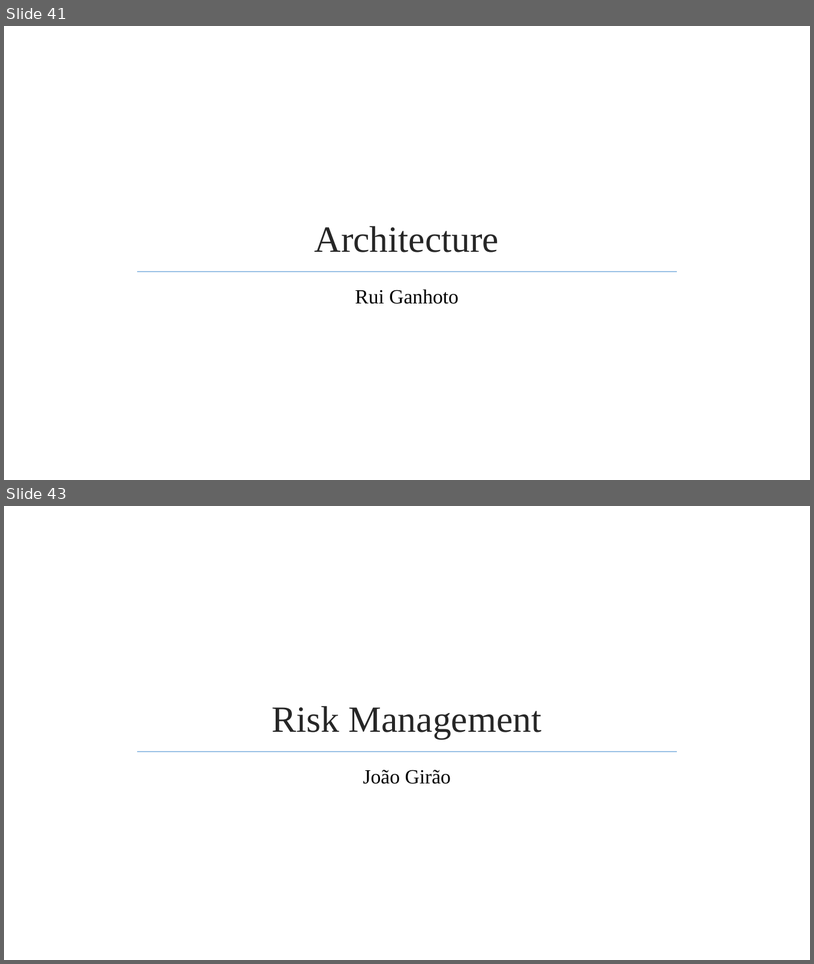
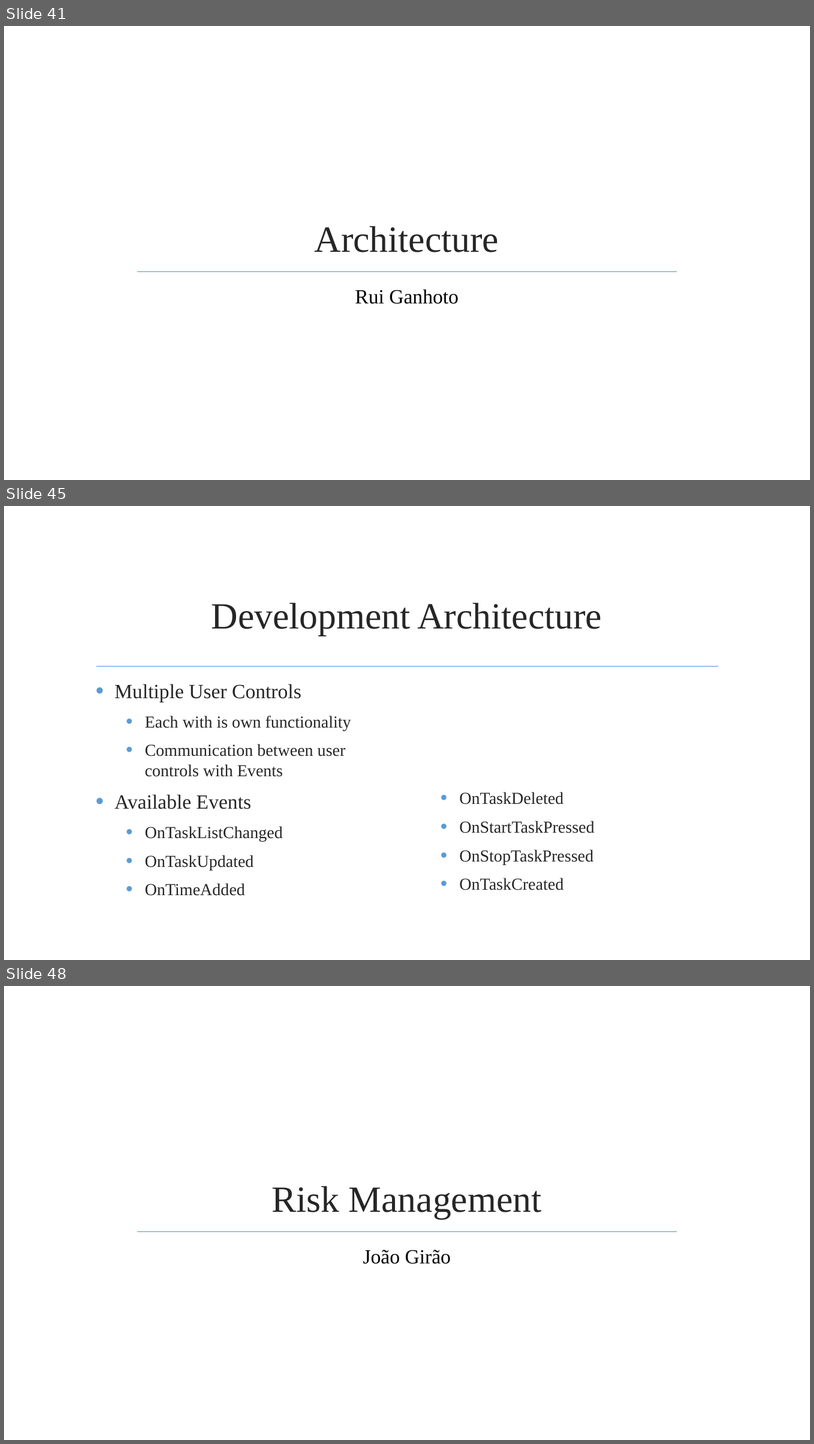
Before and after one commit to jmgirao/projetosoftware1213, a slide deck: Final Presentation/Presentation.pptx. Shown one above the other, each under a label of ours: slides 41 and 43 before the commit, slides 41, 45 and 48 after it; the slides between them are not shown. The pictures are 814x964 and 814x1444 pixels, drawn with LibreOffice and Linux fonts; fonts in the diff are those of the drawing; background and template pictures are left out. Boxes give left, top, right and bottom in pixels: in the first picture for what was removed or moved away, otherwise in the second. Text is boxed around its words. In the diff, an @@ line names an element or a change of style, - is before the commit and + after.

```diff
--- a/Final Presentation/Presentation.pptx
+++ b/Final Presentation/Presentation.pptx
@@ slide 45 added at (4, 506, 810, 960), background picture (left out) @@
@@ title added at (212, 603, 602, 636), 44 pt, text #262626 @@
+Development Architecture
@@ line added from (96, 666) to (719, 666), #9DC3E6 1.25 pt @@
@@ text added at (114, 684, 351, 895), 20 pt, text #262626 @@
+• Multiple User Controls
+  • Each with is own functionality
+  • Communication between user controls with Events
+• Available Events
+  • OnTaskListChanged
+  • OnTaskUpdated
+  • OnTimeAdded
@@ text added at (459, 792, 594, 890), 20 pt, text #262626 @@
+  • OnTaskDeleted
+  • OnStartTaskPressed
+  • OnStopTaskPressed
+  • OnTaskCreated
@@ what was slide 43 is now slide 48 @@
```
Also in this commit, not shown: 1 slide changed, 5 other slides added, 1 slide removed.
